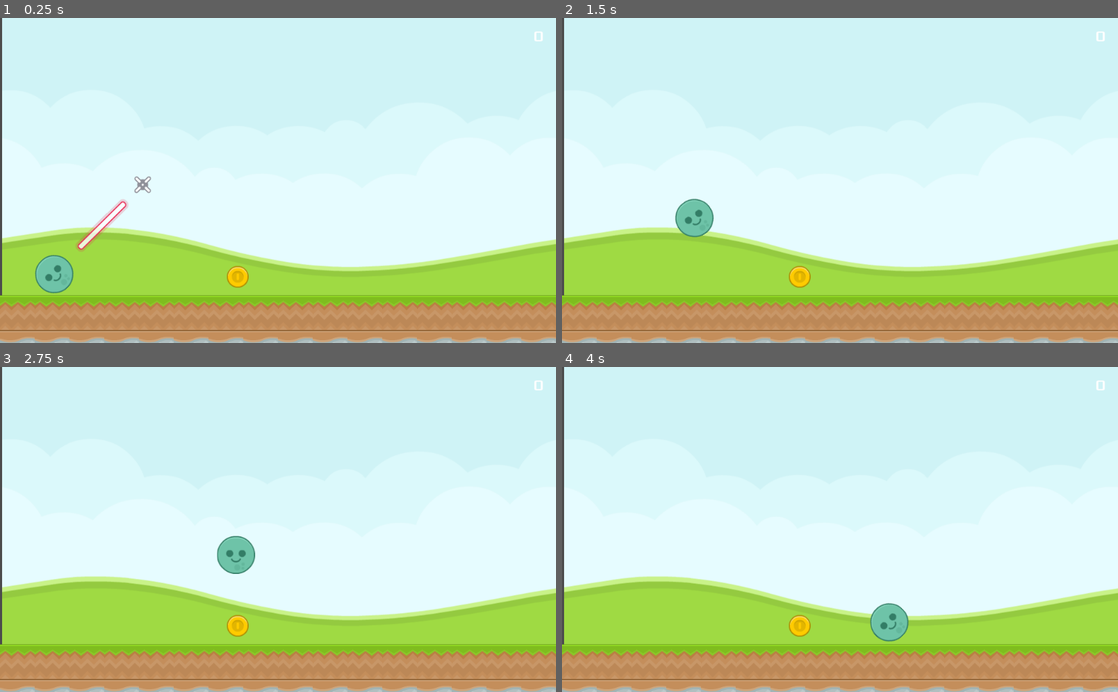
Above: before the commit, frames 1-4 (two rows, left to right).
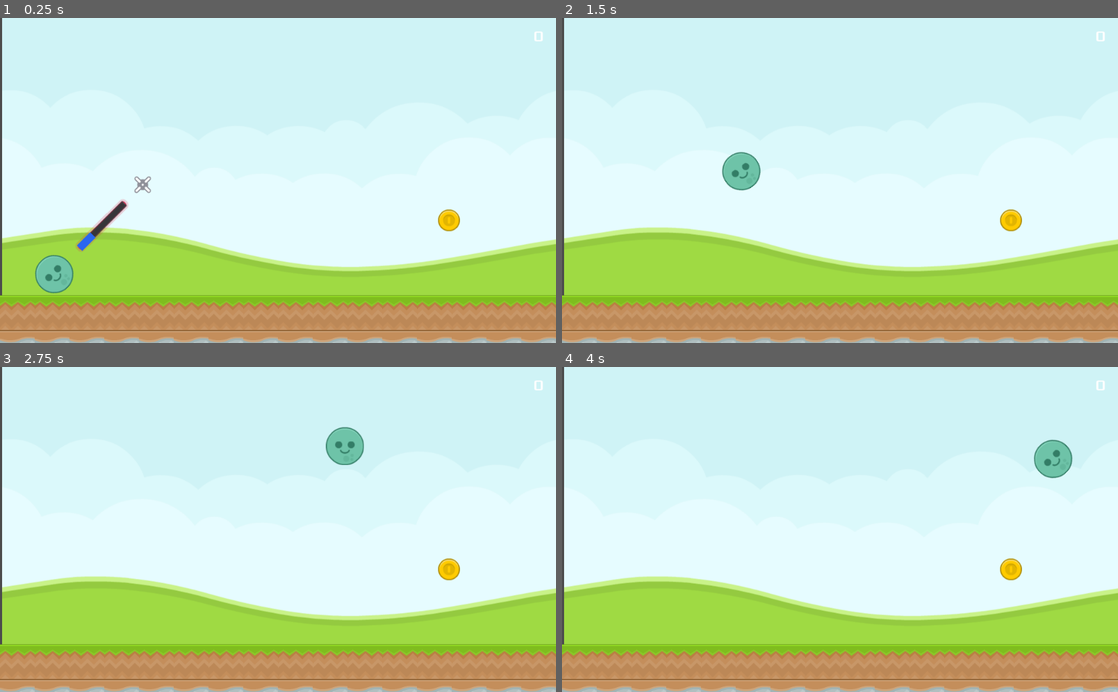
Above: after the commit, the same moments.

Repository: cpvanlue/P1-cpvanlue
Game: Godot game, scene res://src/Level.tscn
The game is run twice, just before and just after one commit, with the same random seed, the same clock (stepped at 60 frames per second) and the same inputs.
Inputs:
- Up to frame 1 (0.25 s): no input
- Up to frame 2 (1.5 s): hold Right (ui_right) 0.53-1.28 s; tap Space (launch) at 0.6, 1.35 s; hold Down (ui_down) from 1.28 s (still down)
- Up to frame 3 (2.75 s): release Down (ui_down) at 2.03 s; hold Right (ui_right) from 2.03 s (still down); tap Space (launch) at 2.1 s
- Up to frame 4 (4 s): release Right (ui_right) at 2.78 s; hold Up (ui_up) 2.78-3.53 s; tap Space (launch) at 2.85, 3.6 s; hold Left (ui_left) from 3.53 s (still down)

The runs differ from the first frame. In frame 1, 0.7% of the frame differs, in the area x 13-83%, y 56-84%; in frame 2, 1.7%, in the area x 20-83%, y 41-84%; in frame 3, 1.7%; in frame 4, 1.7%.

Commit message:
Include power bar to scope the strength of the projectile

Diff:
--- a/project/src/Ball.gd
+++ b/project/src/Ball.gd
@@ -1,20 +1,27 @@
 extends RigidBody2D
 
 var angle = -45
-var impulse = Vector2.RIGHT.rotated(deg2rad(angle)) * 250
+var strength = 250
 var launchValue = 0
 
 func _process(delta):
+	$PowerBar.value = strength
+	strength = clamp(strength, 50, 700)
 	angle = clamp(angle, -90, 0)
 	self.rotation_degrees = angle
 	if Input.is_action_pressed("ui_up"):
 		angle -= 1
 	if Input.is_action_pressed("ui_down"):
 		angle += 1
+	if Input.is_action_pressed("ui_left"):
+		strength -= 30
+	if Input.is_action_pressed("ui_right"):
+		strength += 30
 	if Input.is_action_just_pressed("launch"):
-		$laser.visible = false
-		$particle_3.visible = false
+		$Laser.visible = false
+		$Crosshair.visible = false
+		$PowerBar.visible = false
 		if launchValue == 0:
-			impulse = Vector2.RIGHT.rotated(deg2rad(angle)) * 250
+			var impulse = Vector2.RIGHT.rotated(deg2rad(angle)) * strength
 			apply_impulse(Vector2.ZERO, impulse)
 			launchValue = 1
--- a/project/src/Ball.tscn
+++ b/project/src/Ball.tscn
@@ -7,6 +7,9 @@
 
 [sub_resource type="CircleShape2D" id=1]
 radius = 36.0
+
+[sub_resource type="StyleBoxFlat" id=2]
+bg_color = Color( 0.164706, 0.403922, 0.941176, 1 )
 
 [node name="Ball" type="RigidBody2D"]
 script = ExtResource( 1 )
@@ -22,11 +25,27 @@
 position = Vector2( -0.110229, 0 )
 texture = ExtResource( 2 )
 
-[node name="laser" type="Sprite" parent="."]
+[node name="Laser" type="Sprite" parent="."]
 position = Vector2( 125.623, -1.24675 )
 rotation = 1.57378
 texture = ExtResource( 3 )
 
-[node name="particle_3" type="Sprite" parent="."]
+[node name="Crosshair" type="Sprite" parent="."]
 position = Vector2( 231.817, -1.61679 )
 texture = ExtResource( 4 )
+
+[node name="PowerBar" type="ProgressBar" parent="."]
+margin_left = 66.8312
+margin_top = -8.13982
+margin_right = 184.831
+margin_bottom = 5.86018
+custom_styles/fg = SubResource( 2 )
+min_value = 50.0
+max_value = 700.0
+step = 30.0
+value = 50.0
+rounded = true
+percent_visible = false
+__meta__ = {
+"_edit_use_anchors_": false
+}
--- a/project/src/Level.gd
+++ b/project/src/Level.gd
@@ -6,3 +6,4 @@
 	$Coin.visible = false
 	score += 10
 	$HUD/ScoreLabel.text = str(score)
+	print("Coin get!")
--- a/project/src/Level.tscn
+++ b/project/src/Level.tscn
@@ -99,7 +99,7 @@
 tile_data = PoolIntArray( 524288, 1, 0, 524289, 1, 0, 524290, 1, 0, 524291, 1, 0, 524292, 1, 0, 524293, 1, 0, 524294, 1 …(355 unchanged characters)…
 
 [node name="Coin" parent="." instance=ExtResource( 7 )]
-position = Vector2( 437.827, 477.873 )
+position = Vector2( 826.882, 373.635 )
 
 [node name="HUD" parent="." instance=ExtResource( 8 )]
 
Not shown: 1 places in project/src/Ball.tscn that only renumber resources
